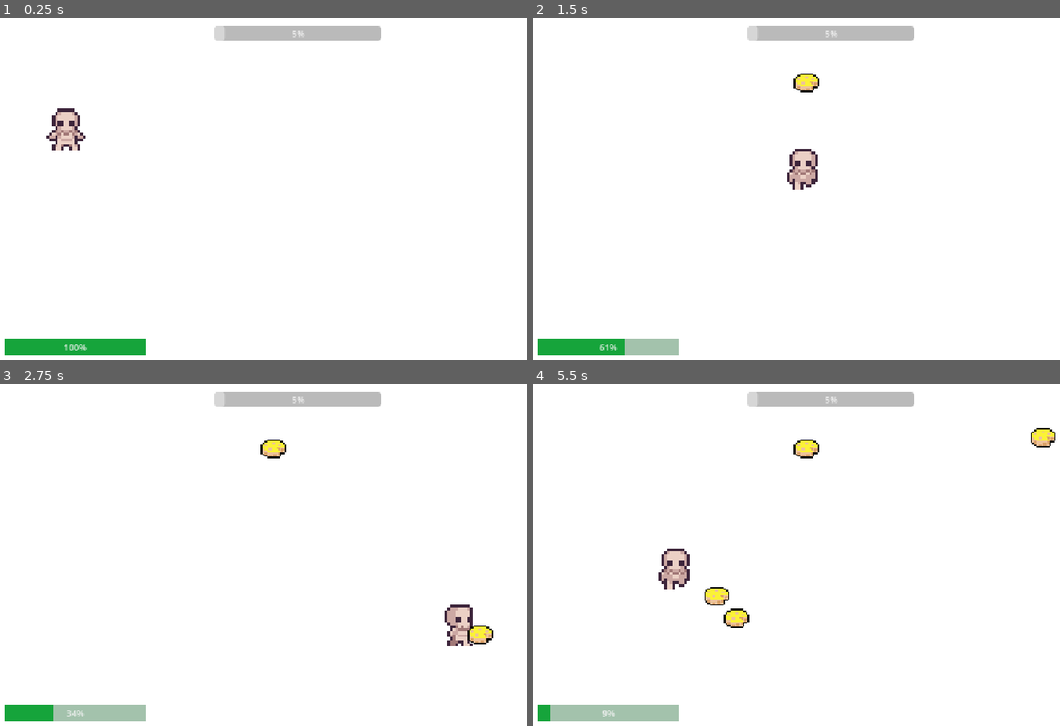
Above: before the commit, frames 1-4 (two rows, left to right).
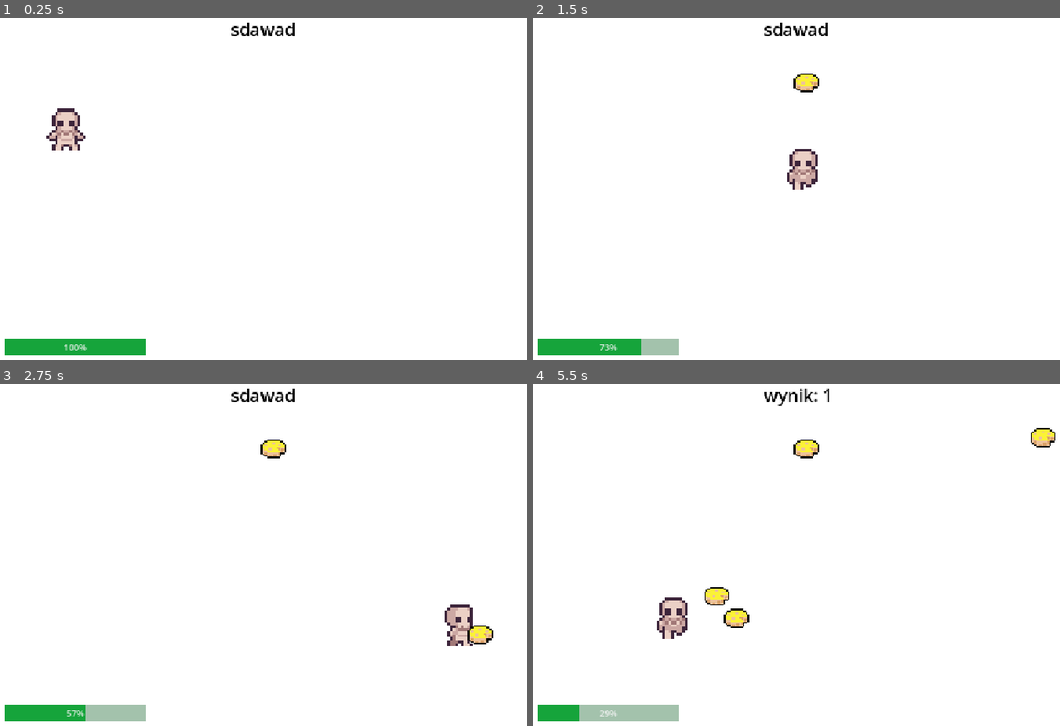
Above: after the commit, the same moments.

Repository: AK4Y3N/Saw-the-game
Game: Godot game, scene res://game.tscn
Two runs of this game, one before a commit and one after it. Both use one fixed random seed, a clock stepped at 60 frames per second and the inputs below.
Inputs:
- Up to frame 1 (0.25 s): no input
- Up to frame 2 (1.5 s): hold D (move_right) 0.53-1.28 s; hold Shift (sprint) 0.53-1.28 s; hold S (move_down) from 1.28 s (still down); tap Shift (sprint) at 1.35 s
- Up to frame 3 (2.75 s): release S (move_down) at 2.03 s; hold D (move_right) from 2.03 s (still down); hold Shift (sprint) from 2.03 s (still down)
- Up to frame 4 (5.5 s): release D (move_right) at 2.78 s; release Shift (sprint) at 2.78 s; hold W (move_up) 2.78-3.53 s; tap Shift (sprint) at 2.85, 4.35 s; hold Shift (sprint) 3.53-4.28 s; hold A (move_left) 3.53-5.03 s; hold S (move_down) from 5.03 s (still down); hold Shift (sprint) from 5.03 s (still down)

The runs differ from the first frame. In frame 1, 1.4% of the frame differs, in the area x 40-73%, y 1-7%; in frame 2, 1.5%; in frame 3, 1.7%; in frame 4, 2.8%, in the area x 3-73%, y 1-99%.

Commit message:
Bug fix
naprawiono stamine

Diff:
--- a/Player/player.gd
+++ b/Player/player.gd
@@ -32,7 +32,7 @@
 	elif stamina > 25:
 		can_sprint = true
 
-	if sprint == false:
+	if speed:
 		stamina += stamina_regen * delta
 	stamina = clamp(stamina, 0, 100)
 	stamina_bar.value = stamina
--- /dev/null
+++ b/Saw/saw.tscn
@@ -0,0 +1,3 @@
+[gd_scene format=3 uid="uid://b6djnu5u4w1pb"]
+
+[node name="Saw" type="Node2D" unique_id=1464495232]
--- a/game.gd
+++ b/game.gd
@@ -16,3 +16,4 @@
 func add_score(points):
 	score += points
 	print("score: ", score)
+	$Label.text = str("wynik: ",score)
--- a/game.tscn
+++ b/game.tscn
@@ -9,6 +9,10 @@
 
 [sub_resource type="StyleBoxFlat" id="StyleBoxFlat_ubj4k"]
 bg_color = Color(0, 0.62352943, 0.16078432, 0.8627451)
+
+[sub_resource type="LabelSettings" id="LabelSettings_g4v7s"]
+font_size = 32
+font_color = Color(0, 0, 0, 1)
 
 [node name="Game" type="Node2D" unique_id=364657734]
 script = ExtResource("1_fc0e3")
@@ -37,11 +41,13 @@
 [node name="Timer" type="Timer" parent="." unique_id=1267894418]
 autostart = true
 
-[node name="Score" type="ProgressBar" parent="." unique_id=1109398765]
-offset_left = 394.0
-offset_top = 35.0
-offset_right = 700.0
-offset_bottom = 62.0
-value = 5.0
+[node name="Label" type="Label" parent="." unique_id=1827212095]
+texture_filter = 1
+offset_left = 424.0
+offset_top = 18.0
+offset_right = 543.0
+offset_bottom = 63.0
+text = "sdawad"
+label_settings = SubResource("LabelSettings_g4v7s")
 
 [connection signal="timeout" from="Timer" to="." method="_on_timer_timeout"]
